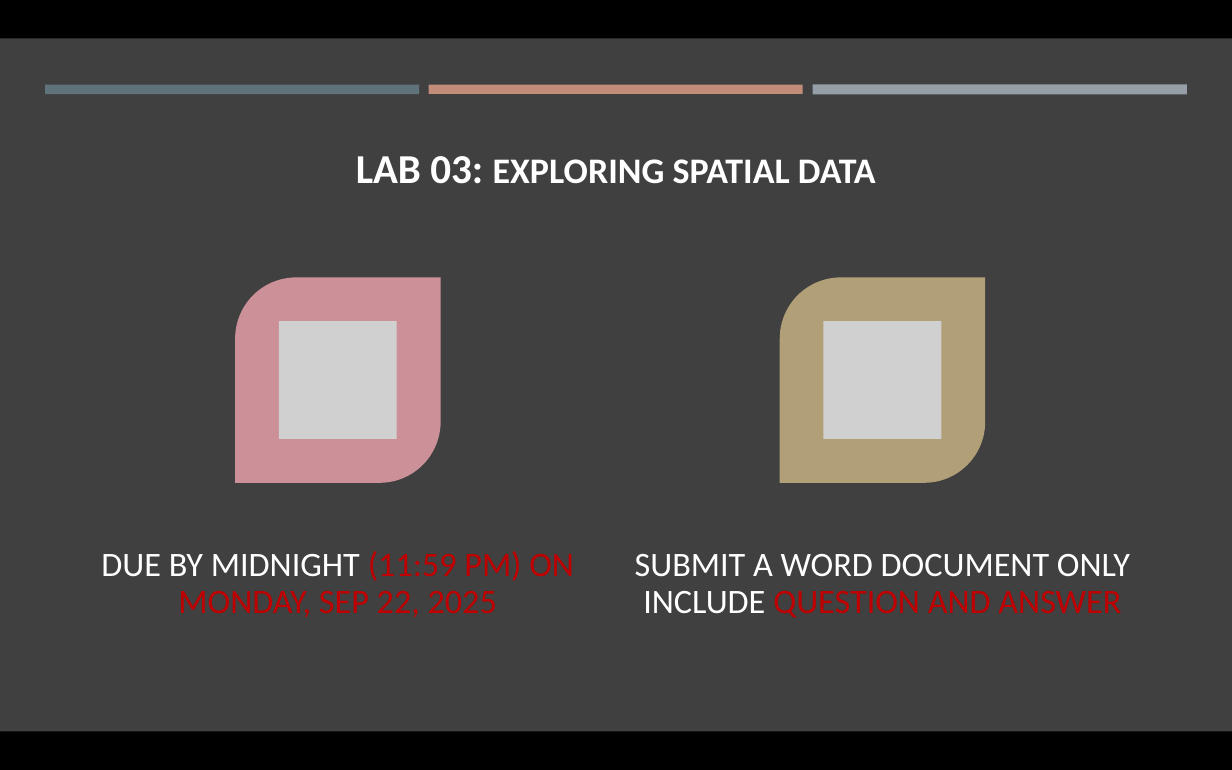
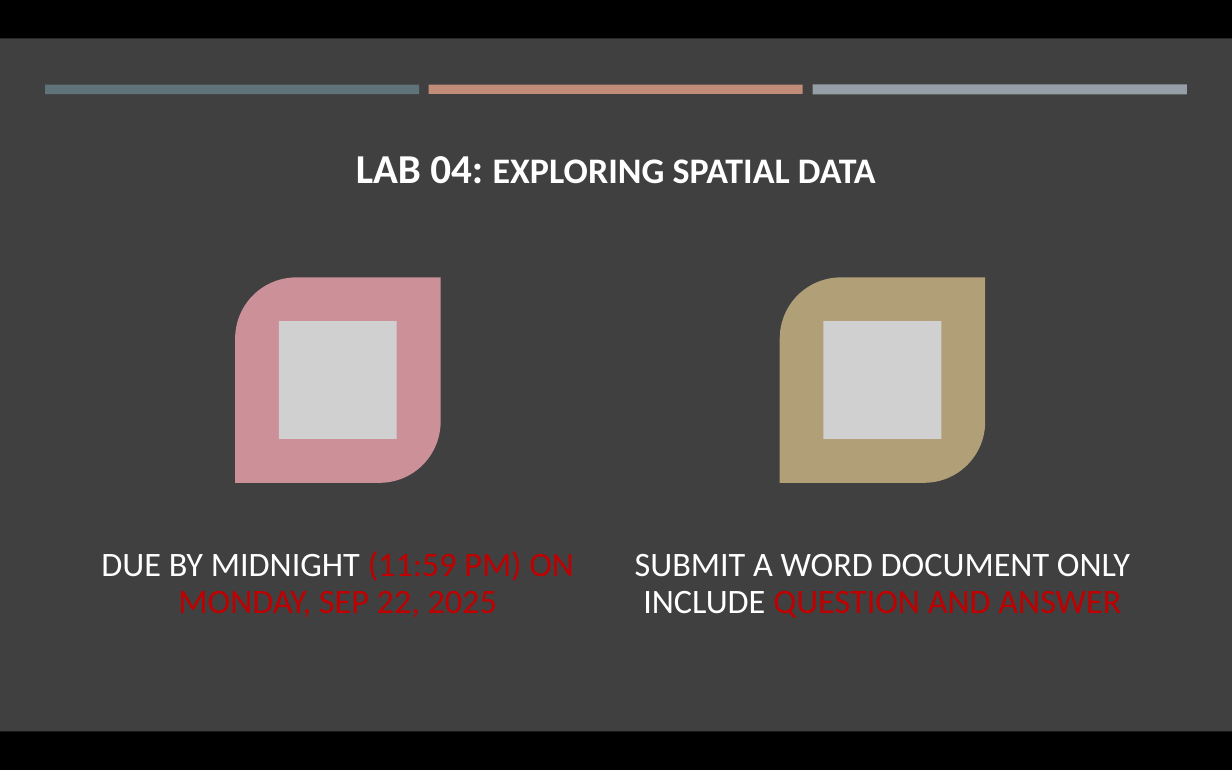
Before and after one commit to gisynw/GIS_I, a slide deck: slide 37 of docs/Lectures/Week05/Week05_GEOG2475_TU.pptx. Drawn at 1232x770 pixels with LibreOffice and Linux fonts; fonts in the diff are those of the drawing; grey boxes stand for pictures. Boxes give left, top, right and bottom in pixels: in the first picture for what was removed or moved away, otherwise in the second. Text is boxed around its words. In the diff, an @@ line names an element or a change of style, - is before the commit and + after.

```diff
--- a/docs/Lectures/Week05/Week05_GEOG2475_TU.pptx
+++ b/docs/Lectures/Week05/Week05_GEOG2475_TU.pptx
@@ title at [356,156,876,184]: text changed @@
-LAB 03: EXPLORING SPATIAL DATA
+LAB 04: EXPLORING SPATIAL DATA
```
Also in this commit, not shown: 6 other slides changed, 1 slide added, 1 slide removed, 6 other files.
